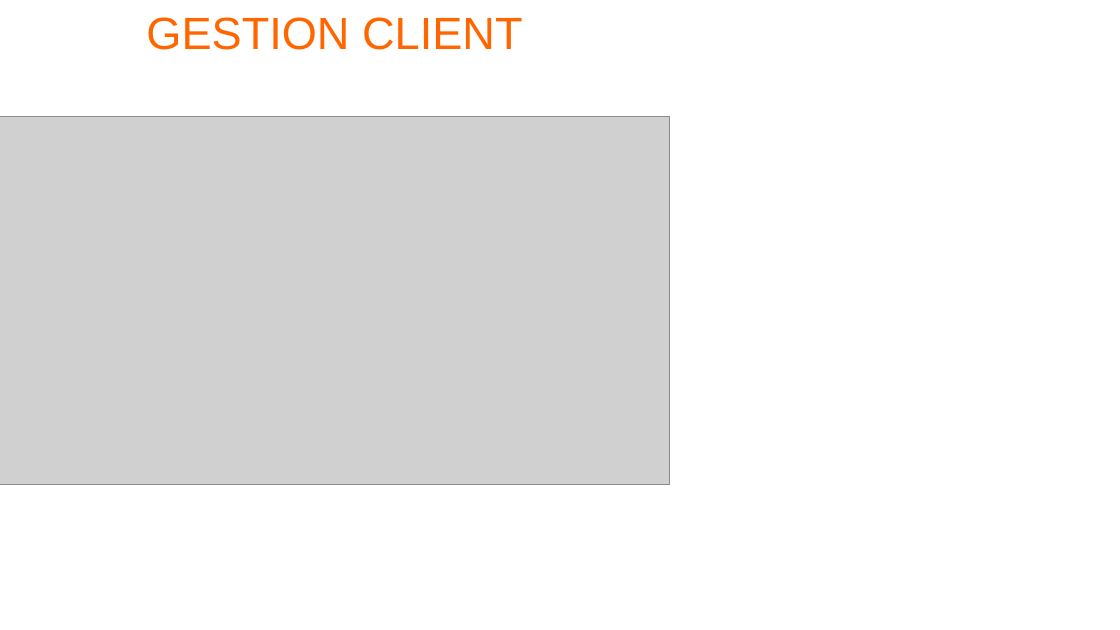
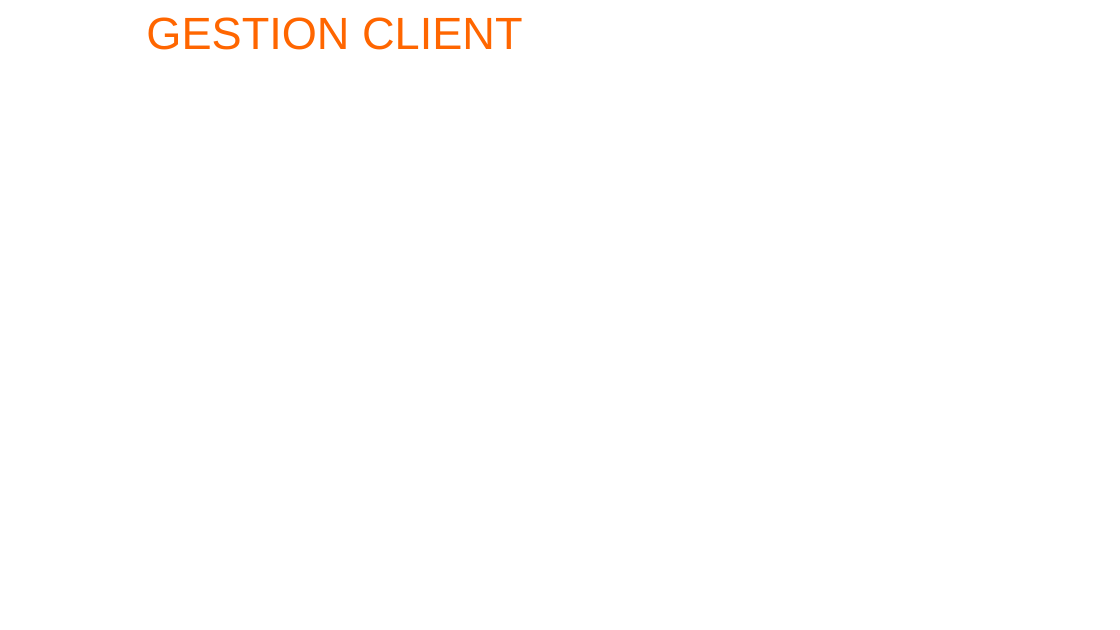
Before and after one commit to JonathanDLR/oc-pizza, a slide deck: slide 6 of Spec.odp. Drawn at 1120x630 pixels with LibreOffice and Linux fonts; fonts in the diff are those of the drawing; grey boxes stand for pictures; background and template pictures are left out. Boxes give left, top, right and bottom in pixels: in the first picture for what was removed or moved away, otherwise in the second. Text is boxed around its words. In the diff, an @@ line names an element or a change of style, - is before the commit and + after.

```diff
--- a/Spec.odp
+++ b/Spec.odp
@@ title "GESTION CLIENT" rewrapped from [0,0,670,117] to [146,17,523,50] @@
@@ picture removed at [0,117,670,485] @@
```
Also in this commit, not shown: 3 other slides changed, 1 slide added, 2 slides removed, 1 other file.
